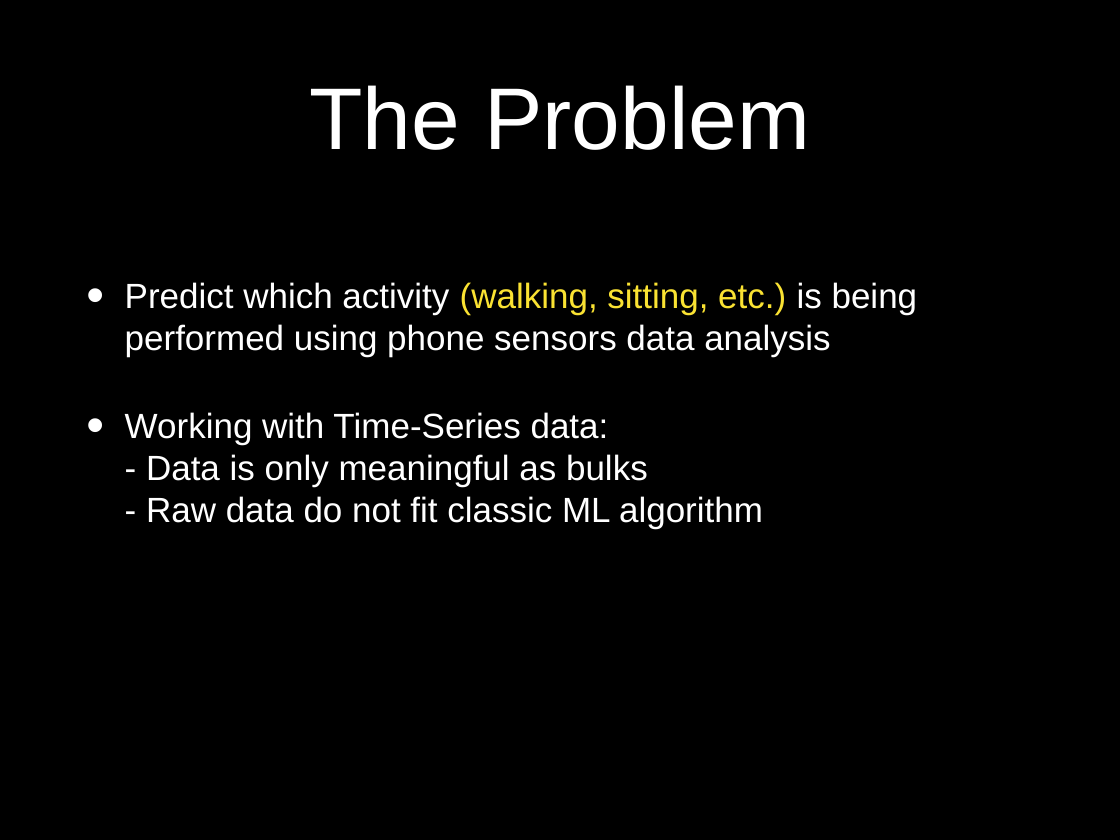
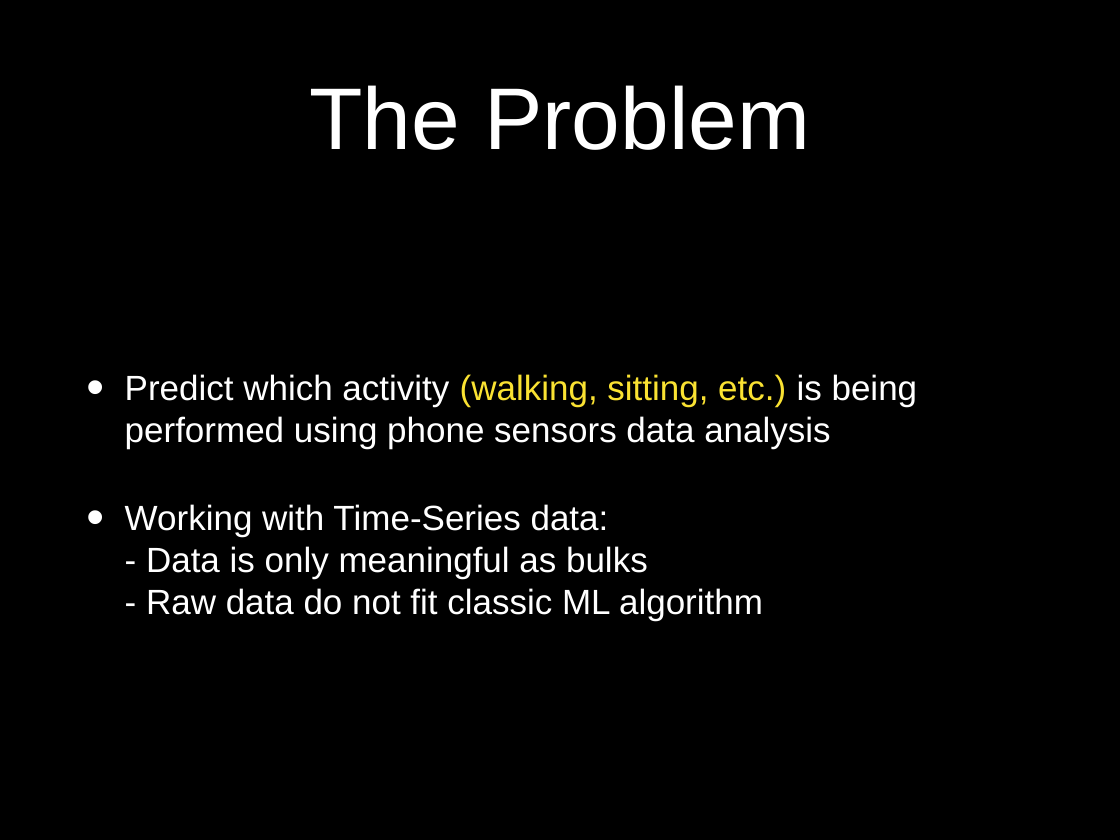
Before and after one commit to idocal/motionsense, a slide deck: slide 3 of MotionSenese/presentations/Presentation2.pptx (slide 2 before the commit). Drawn at 1120x840 pixels with LibreOffice and Linux fonts; fonts in the diff are those of the drawing; background and template pictures are left out. Boxes give left, top, right and bottom in pixels: in the first picture for what was removed or moved away, otherwise in the second. Text is boxed around its words. In the diff, an @@ line names an element or a change of style, - is before the commit and + after.

```diff
--- a/MotionSenese/presentations/Presentation2.pptx
+++ b/MotionSenese/presentations/Presentation2.pptx
@@ text "Predict which activity (walking, sitting, ...": place and size @@
-text "Predict which activity (walking, sitting, ..." at (125, 282, 918, 529)
+text "Predict which activity (walking, sitting, ..." at (125, 374, 918, 621)
```
Also in this commit, not shown: 6 other slides changed, 6 slides added, 4 slides removed, 3 other files.
